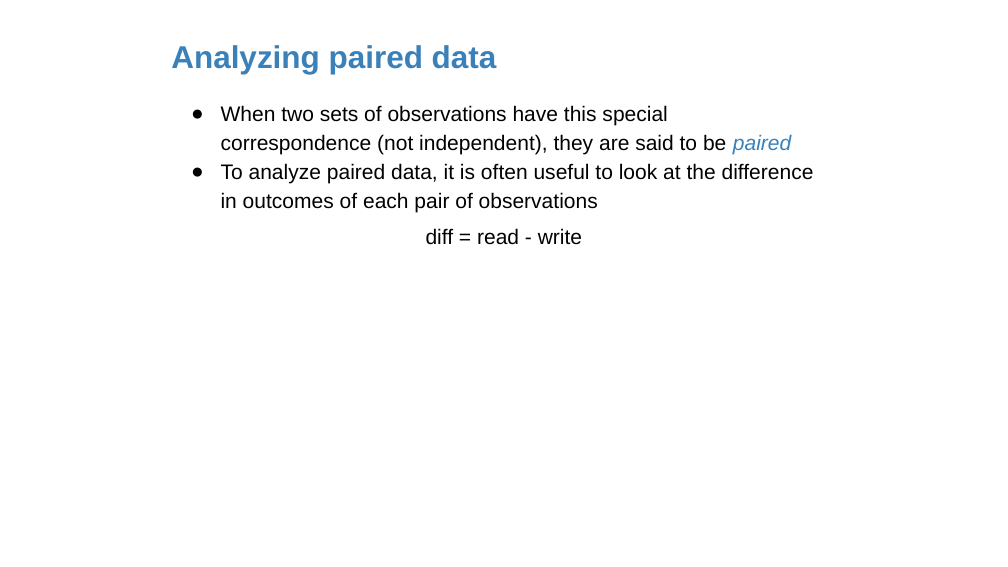
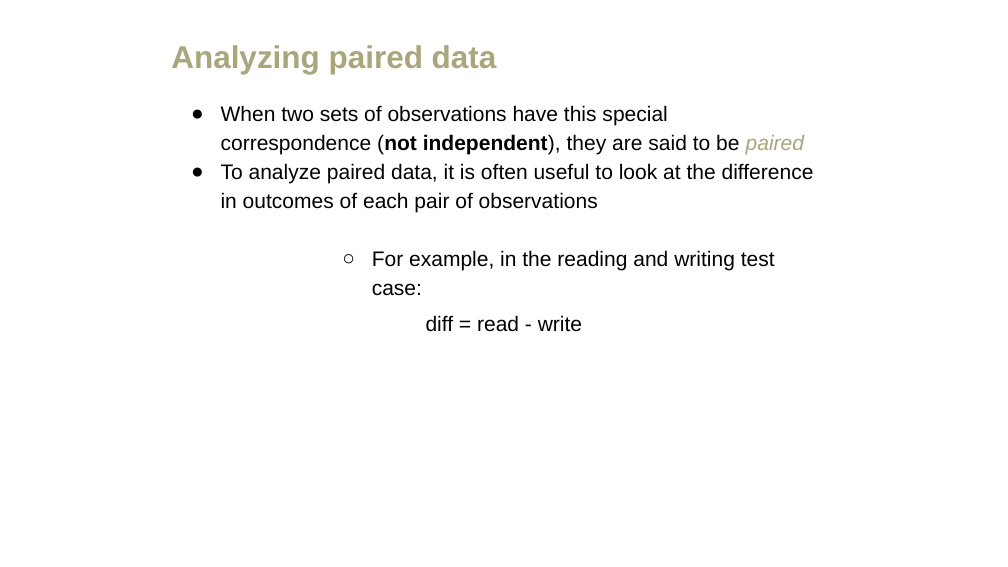
Before and after one commit to amosca01/MATH108-F23, a slide deck: slide 14 of slides/11-paired-data.pptx (slide 7 before the commit). Drawn at 1008x567 pixels with LibreOffice and Linux fonts; fonts in the diff are those of the drawing. Boxes give left, top, right and bottom in pixels: in the first picture for what was removed or moved away, otherwise in the second. Text is boxed around its words. In the diff, an @@ line names an element or a change of style, - is before the commit and + after.

```diff
--- a/slides/11-paired-data.pptx
+++ b/slides/11-paired-data.pptx
@@ text "Analyzing paired data" at [171, 45, 497, 74]: text colour #3A81BA to #A9A57C @@
@@ text at [221, 105, 804, 155]: text colour #3A81BA to #A9A57C in "paired"; bold on in "(not independent)," @@
@@ text at [372, 250, 775, 296]: paragraph added @@
+        ○ For example, in the reading and writing test case:
```
Also in this commit, not shown: 22 other slides changed, 14 slides added, 1 slide removed, 11 other files.
